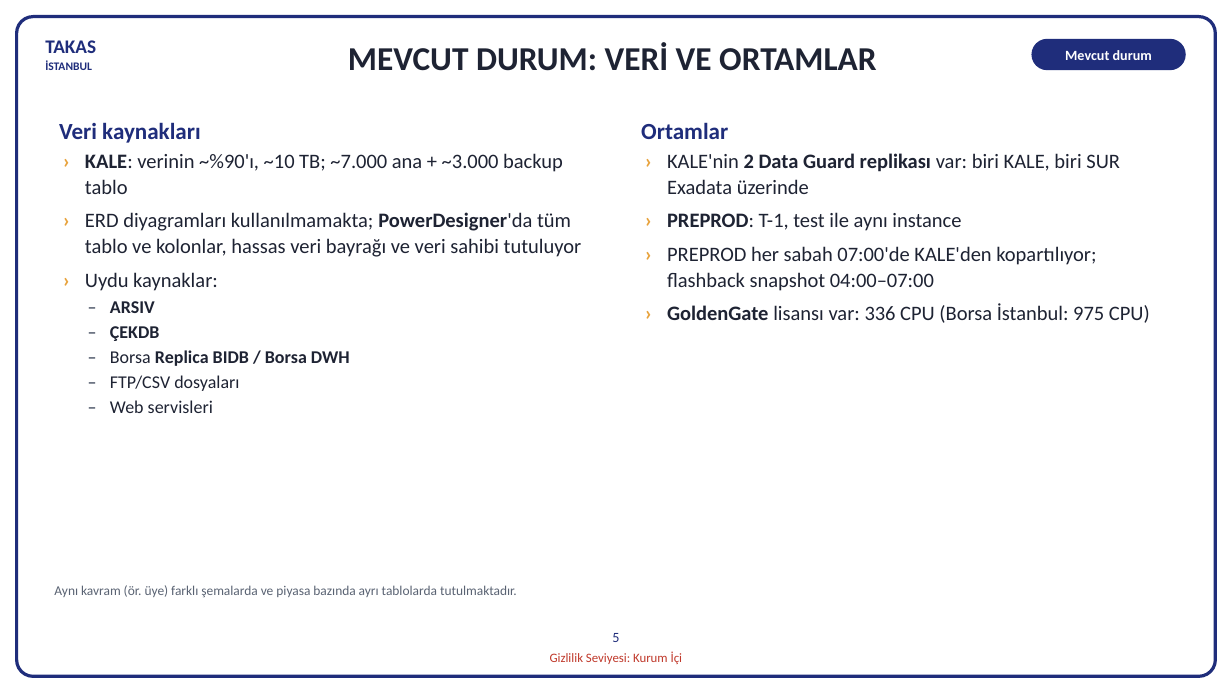
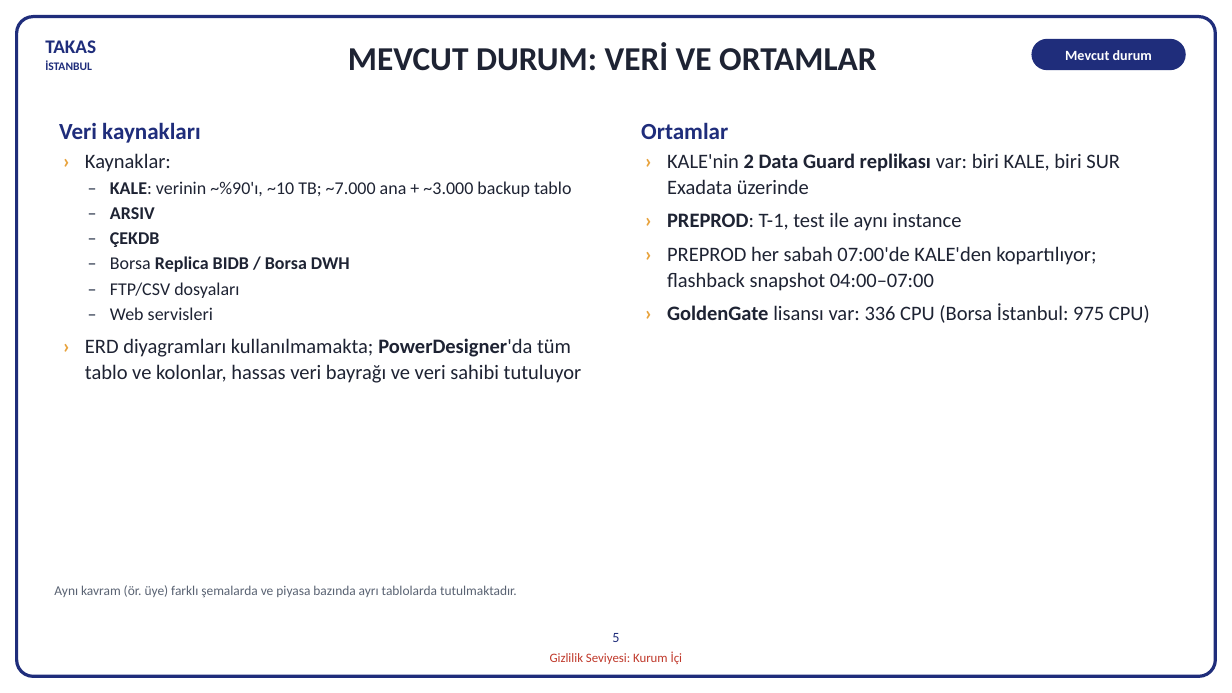
Before and after one commit to hanifidemirel0/Cursor-Projects, a slide deck: slide 5 of outputs/dwh-sunum-kasim-2026/5 - DWHSunum_Kasim2026.pptx. Drawn at 1232x693 pixels with LibreOffice and Linux fonts; fonts in the diff are those of the drawing. Boxes give left, top, right and bottom in pixels: in the first picture for what was removed or moved away, otherwise in the second. Text is boxed around its words. In the diff, an @@ line names an element or a change of style, - is before the commit and + after.

```diff
--- a/outputs/dwh-sunum-kasim-2026/5 - DWHSunum_Kasim2026.pptx
+++ b/outputs/dwh-sunum-kasim-2026/5 - DWHSunum_Kasim2026.pptx
@@ text at (x1=85, y1=153, x2=571, y2=197): text changed; size 16 to 14 pt @@
-› KALE: verinin ~%90'ı, ~10 TB; ~7.000 ana + ~3.000 backup tablo
-› ERD diyagramları kullanılmamakta; PowerDesigner'da tüm tablo ve kolonlar, hassas veri bayrağı ve veri sahibi tutuluyor
-› Uydu kaynaklar:
+› Kaynaklar:
+– KALE: verinin ~%90'ı, ~10 TB; ~7.000 ana + ~3.000 backup tablo
@@ text at (x1=85, y1=338, x2=582, y2=383): paragraph added @@
+› ERD diyagramları kullanılmamakta; PowerDesigner'da tüm tablo ve kolonlar, hassas veri bayrağı ve veri sahibi tutuluyor
```
Also in this commit, not shown: 2 other files.
